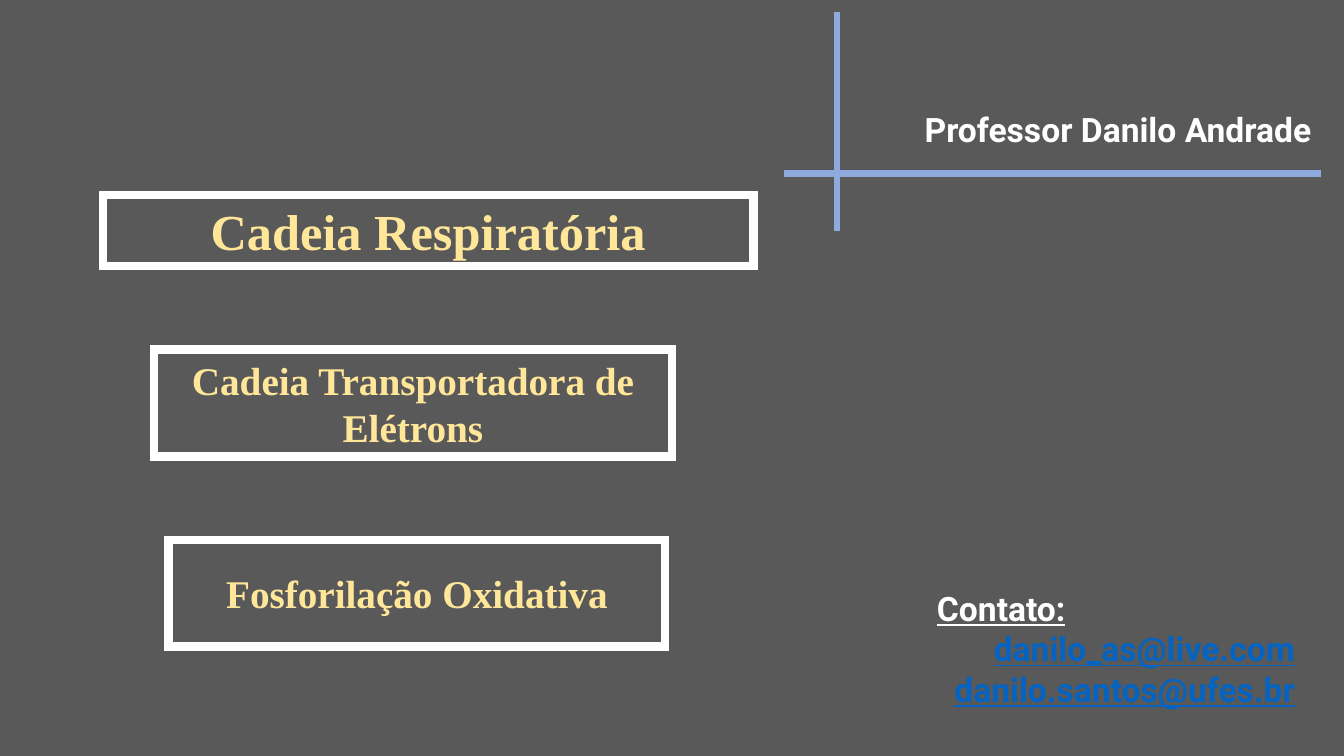
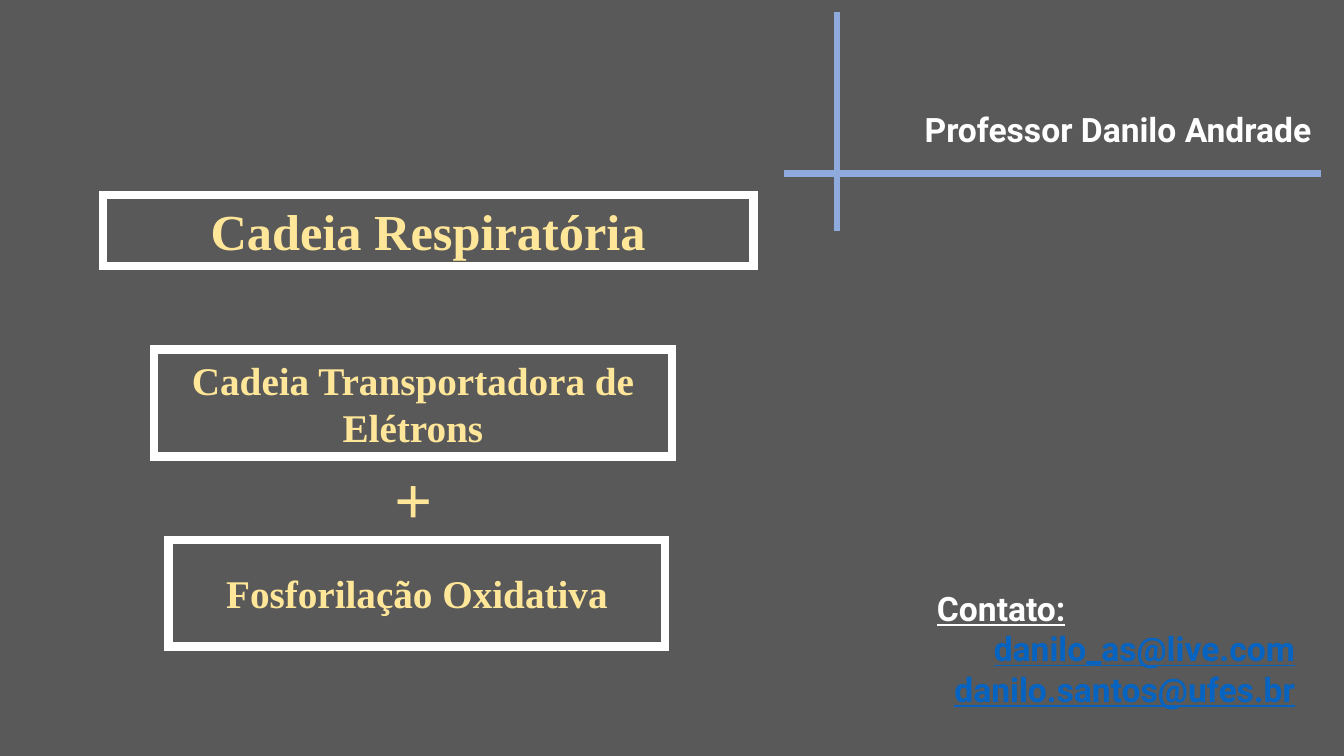
Before and after one commit to daniloasdotcom/Bioquimica-com-Danilo, a slide deck: slide 1 of assets/aulas/cadeia_respiratoria.pptx. Drawn at 1344x756 pixels with LibreOffice and Linux fonts; fonts in the diff are those of the drawing. Boxes give left, top, right and bottom in pixels: in the first picture for what was removed or moved away, otherwise in the second. Text is boxed around its words. In the diff, an @@ line names an element or a change of style, - is before the commit and + after.

```diff
--- a/assets/aulas/cadeia_respiratoria.pptx
+++ b/assets/aulas/cadeia_respiratoria.pptx
@@ text added at bbox=[373, 453, 455, 544], 48 pt, text #FFE699, bold @@
++
```
Also in this commit, not shown: 1 other file.
